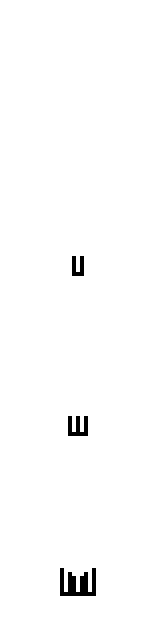
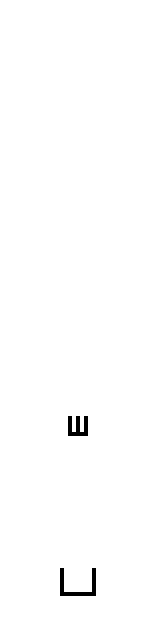
Before/after of a 160×640 layered artwork. What changed in the layer stack:
painted on "Background" over [68, 256, 88, 592]
